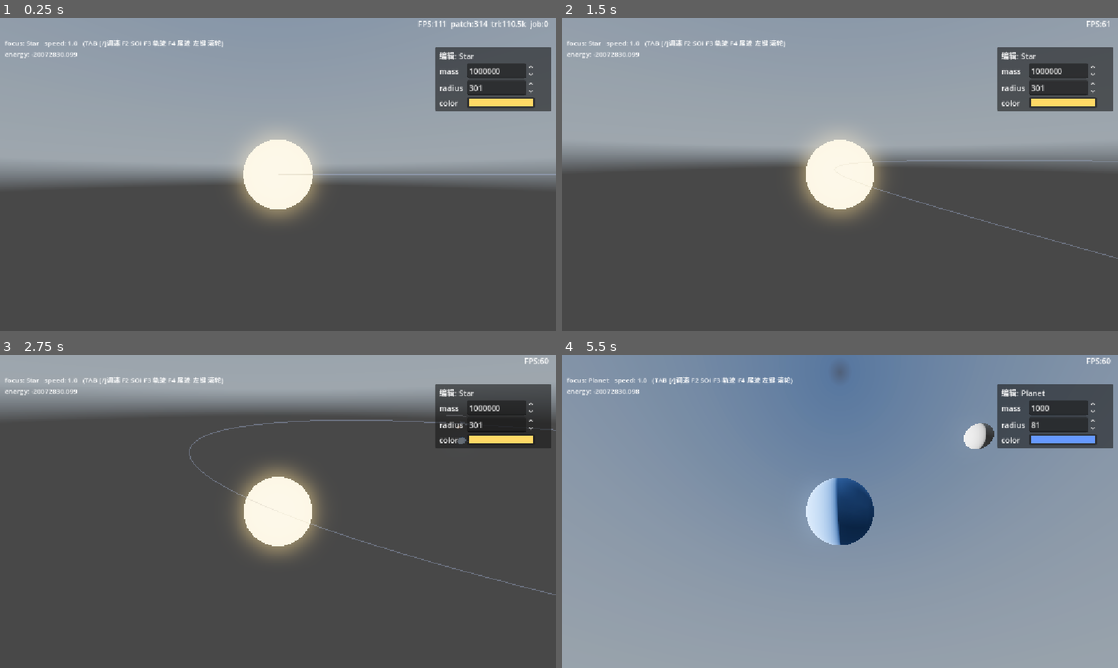
Above: before the commit, frames 1-4 (two rows, left to right).
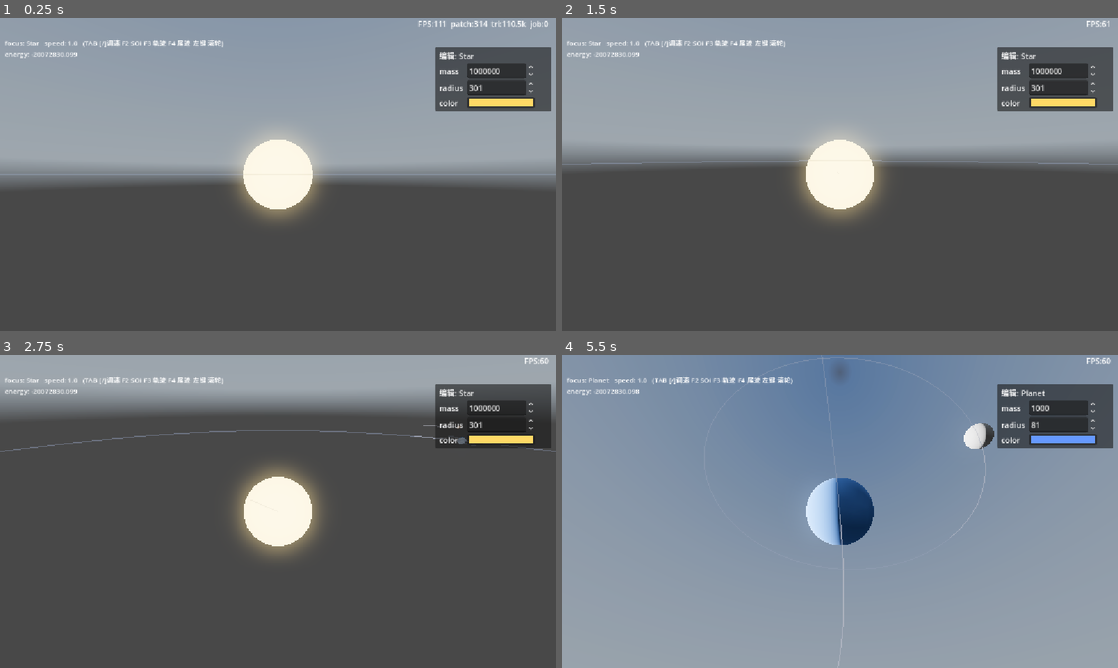
Above: after the commit, the same moments.

Repository: xiaobaibaix/stellar_era_godot
Game: Godot game, scene res://scenes/main.tscn
The game is run twice, just before and just after one commit, with the same random seed, the same clock (stepped at 60 frames per second) and the same inputs. A sky picture missing from this copy of the repository is replaced by a grey-blue gradient.
Inputs (mouse positions are in pixels of both pictures, inside the frame that each line leads up to):
- Up to frame 1 (0.25 s): no input
- Up to frame 2 (1.5 s): tap Enter at 0.5 s; move the mouse to (962, 158) at 0.52 s; hold D 0.53-1.25 s; hold Q 0.53-1.25 s; click (962, 158) at 0.67 s; tap Space at 0.77, 1.25 s; drag from (728, 190) to (812, 237) at 1.27 s
- Up to frame 3 (2.75 s): move the mouse to (333, 442) at 2.02 s; hold D from 2.03 s (still down); tap Shift at 2.1 s
- Up to frame 4 (5.5 s): release D at 2.75 s; drag from (812, 574) to (673, 464) at 2.77 s; move the mouse to (1006, 558) at 3.52 s; hold A 3.53-4.25 s; tap Enter at 3.6, 4.25 s; tap Space at 3.77 s; drag from (673, 464) to (756, 433) at 4.27 s; move the mouse to (867, 511) at 5.02 s; hold S from 5.03 s (still down); tap Tab at 5.1 s; click (867, 511) at 5.17 s

The runs differ from the first frame. In frame 2, 0.5% of the frame differs, in the area x 0-100%, y 45-77%; in frame 3, 0.6%, in the area x 0-100%, y 19-77%; in frame 4, 0.3%.

Commit message:
修复：改ui到预制体main

Diff:
--- a/celestial_system.gd
+++ b/celestial_system.gd
@@ -132,13 +132,35 @@
 					if oc != null:
 						orbit_camera = oc
 						break
-			_build_hud()
+			_acquire_ui()
 			call_deferred("_resolve_initial_ownership_all")
 			call_deferred("_collect_focus_all")
 			call_deferred("_build_soi_visuals_all")
 			call_deferred("_build_celestial_visuals_all")
 			call_deferred("_build_orbit_visuals_all")
-			call_deferred("_build_celestial_editor")
+
+
+# 获取 main.tscn 的 UI 节点引用(HUD/编辑器, 全局只一份, 非 CelestialSystem 预制体子节点)。
+# UI 结构在编辑器搭好, 运行时只更新内容(Label.text / SpinBox.value / ColorPicker.color)。
+func _acquire_ui() -> void:
+	var ui_root: Node = get_parent()
+	if ui_root == null:
+		return
+	_hud = ui_root.get_node_or_null("HUDLayer/HUD") as Label
+	var editor: PanelContainer = ui_root.get_node_or_null("EditorLayer/Editor") as PanelContainer
+	if editor == null:
+		return
+	_editor_title = editor.get_node_or_null("Margin/VBox/Title") as Label
+	_mass_spin = editor.get_node_or_null("Margin/VBox/MassRow/SpinBox") as SpinBox
+	_radius_spin = editor.get_node_or_null("Margin/VBox/RadiusRow/SpinBox") as SpinBox
+	_color_pick = editor.get_node_or_null("Margin/VBox/ColorRow/ColorPicker") as ColorPickerButton
+	if _mass_spin != null:
+		_mass_spin.value_changed.connect(_on_mass_changed)
+	if _radius_spin != null:
+		_radius_spin.value_changed.connect(_on_radius_changed)
+	if _color_pick != null:
+		_color_pick.color_changed.connect(_on_color_changed)
+	_sync_editor_from_focus()
 
 
 func _collect() -> void:
@@ -729,6 +751,7 @@
 			sph.visible = false
 			continue
 		sph.visible = true
+		sph.global_position = Vector3.ZERO   # 节点原点对齐渲染原点(顶点已是渲染坐标, 抵消容器场景位)
 		var traj: PackedVector3Array = _predict_data[c]
 		sph.mesh = _make_line_mesh(traj, ox, oy, oz)
 
@@ -1054,6 +1077,7 @@
 		if c._trail_visual == null:
 			continue
 		c._trail_visual.visible = true
+		c._trail_visual.global_position = Vector3.ZERO   # 节点原点对齐渲染原点(顶点已是渲染坐标, 抵消容器场景位)
 		var ref_c: Celestial = _trail_reference(c)
 		var rx := 0.0
 		var ry := 0.0
@@ -1070,6 +1094,8 @@
 			var p1: Vector3 = tr[i + 1]
 			positions.append(Vector3(p0.x + rx - ox, p0.y + ry - oy, p0.z + rz - oz))
 			positions.append(Vector3(p1.x + rx - ox, p1.y + ry - oy, p1.z + rz - oz))
+		if positions.size() < 2:
+			continue   # trail 不足一段, 跳过(避免空 mesh 警告)
 		var arr_mesh := ArrayMesh.new()
 		var arrays: Array = []
 		arrays.resize(Mesh.ARRAY_MAX)
--- a/scenes/main.tscn
+++ b/scenes/main.tscn
@@ -52,6 +52,74 @@
 text = "FPS:111  patch:314  tri:110.5k  job:0"
 horizontal_alignment = 2
 
+[node name="HUDLayer" type="CanvasLayer" parent="."]
+
+[node name="HUD" type="Label" parent="HUDLayer"]
+offset_left = 10.0
+offset_top = 40.0
+theme_override_font_sizes/font_size = 14
+
+[node name="EditorLayer" type="CanvasLayer" parent="."]
+
+[node name="Editor" type="PanelContainer" parent="EditorLayer"]
+anchor_left = 1.0
+anchor_right = 1.0
+anchor_top = 0.0
+anchor_bottom = 0.0
+offset_left = -250.0
+offset_right = -10.0
+offset_top = 60.0
+offset_bottom = 60.0
+
+[node name="Margin" type="MarginContainer" parent="EditorLayer/Editor"]
+theme_override_constants/margin_left = 8
+theme_override_constants/margin_right = 8
+theme_override_constants/margin_top = 6
+theme_override_constants/margin_bottom = 6
+
+[node name="VBox" type="VBoxContainer" parent="EditorLayer/Editor/Margin"]
+theme_override_constants/separation = 4
+
+[node name="Title" type="Label" parent="EditorLayer/Editor/Margin/VBox"]
+text = "(未聚焦)"
+
+[node name="MassRow" type="HBoxContainer" parent="EditorLayer/Editor/Margin/VBox"]
+theme_override_constants/separation = 6
+
+[node name="Key" type="Label" parent="EditorLayer/Editor/Margin/VBox/MassRow"]
+text = "mass"
+custom_minimum_size = Vector2(52, 0)
+
+[node name="SpinBox" type="SpinBox" parent="EditorLayer/Editor/Margin/VBox/MassRow"]
+custom_minimum_size = Vector2(140, 0)
+min_value = 0.0
+max_value = 10000000.0
+step = 10.0
+
+[node name="RadiusRow" type="HBoxContainer" parent="EditorLayer/Editor/Margin/VBox"]
+theme_override_constants/separation = 6
+
+[node name="Key" type="Label" parent="EditorLayer/Editor/Margin/VBox/RadiusRow"]
+text = "radius"
+custom_minimum_size = Vector2(52, 0)
+
+[node name="SpinBox" type="SpinBox" parent="EditorLayer/Editor/Margin/VBox/RadiusRow"]
+custom_minimum_size = Vector2(140, 0)
+min_value = 1.0
+max_value = 5000.0
+step = 5.0
+
+[node name="ColorRow" type="HBoxContainer" parent="EditorLayer/Editor/Margin/VBox"]
+theme_override_constants/separation = 6
+
+[node name="Key" type="Label" parent="EditorLayer/Editor/Margin/VBox/ColorRow"]
+text = "color"
+custom_minimum_size = Vector2(52, 0)
+
+[node name="ColorPicker" type="ColorPickerButton" parent="EditorLayer/Editor/Margin/VBox/ColorRow"]
+custom_minimum_size = Vector2(140, 0)
+edit_alpha = false
+
 [node name="CelestialSystem" parent="." unique_id=2094240379 instance=ExtResource("8_tipki")]
 
 [node name="CelestialSystem1" parent="CelestialSystem" unique_id=422503284 node_paths=PackedStringArray("orbit_camera") instance=ExtResource("8_tipki")]
